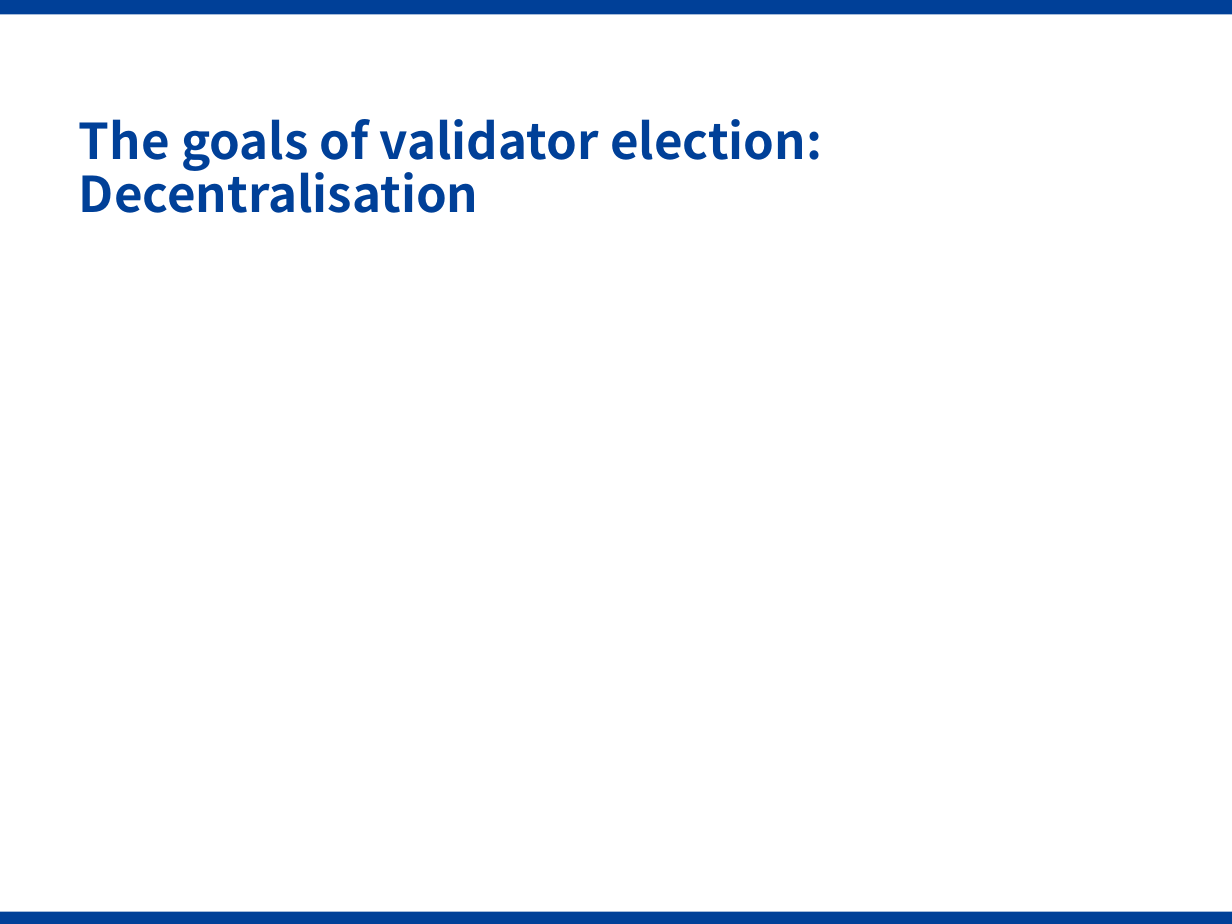
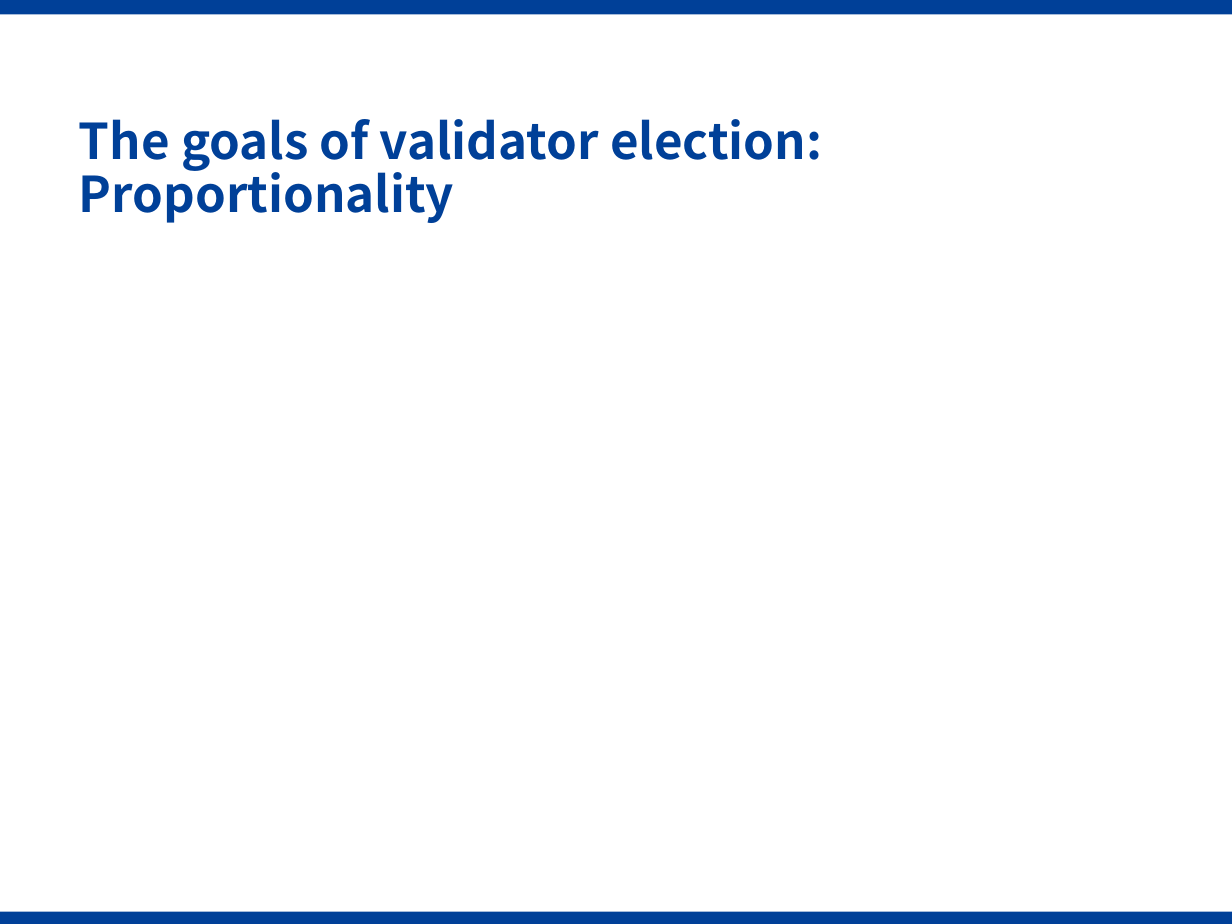
Before and after one commit to Voidkai/Polkadot, a slide deck: slide 8 of PPT/Polkadot-PPT.pptx. Drawn at 1232x924 pixels with LibreOffice and Linux fonts; fonts in the diff are those of the drawing; grey boxes stand for pictures; background and template pictures are left out. Boxes give left, top, right and bottom in pixels: in the first picture for what was removed or moved away, otherwise in the second. Text is boxed around its words. In the diff, an @@ line names an element or a change of style, - is before the commit and + after.

```diff
--- a/PPT/Polkadot-PPT.pptx
+++ b/PPT/Polkadot-PPT.pptx
@@ title at (79, 119, 822, 223): text changed @@
-The goals of validator election: Decentralisation
+The goals of validator election: Proportionality
```
Also in this commit, not shown: 2 other slides changed, 1 slide added.
